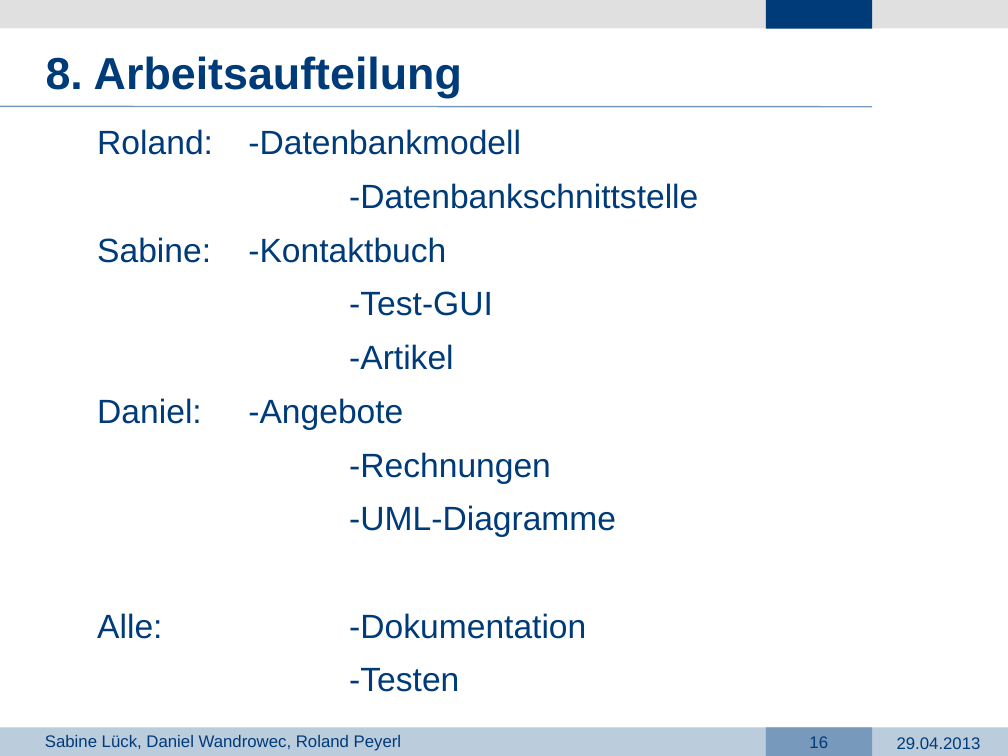
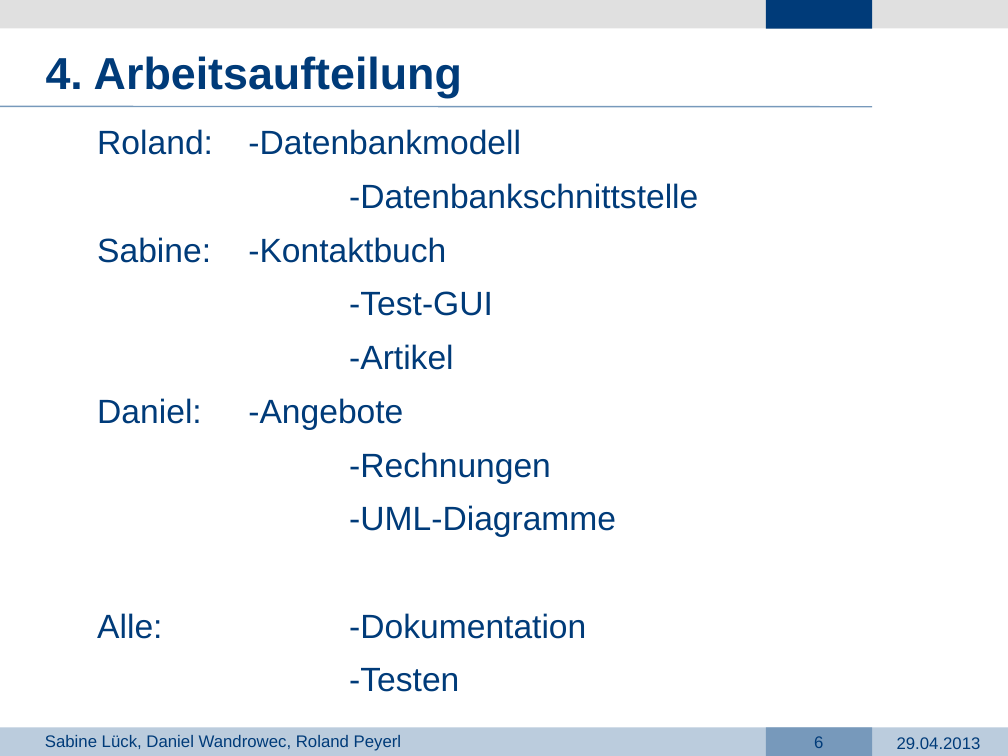
Before and after one commit to dark-saron/PRG4, a slide deck: slide 6 of Präsentation PRG4.pptx (slide 16 before the commit). Drawn at 1008x756 pixels with LibreOffice and Linux fonts; fonts in the diff are those of the drawing; background and template pictures are left out. Boxes give left, top, right and bottom in pixels: in the first picture for what was removed or moved away, otherwise in the second. Text is boxed around its words. In the diff, an @@ line names an element or a change of style, - is before the commit and + after.

```diff
--- a/Präsentation PRG4.pptx
+++ b/Präsentation PRG4.pptx
@@ text at box(46, 56, 462, 98): text changed @@
-8. Arbeitsaufteilung
+4. Arbeitsaufteilung
@@ page number at box(814, 736, 823, 748): text changed @@
-16
+6
```
Also in this commit, not shown: 11 other slides changed, 1 slide added.
